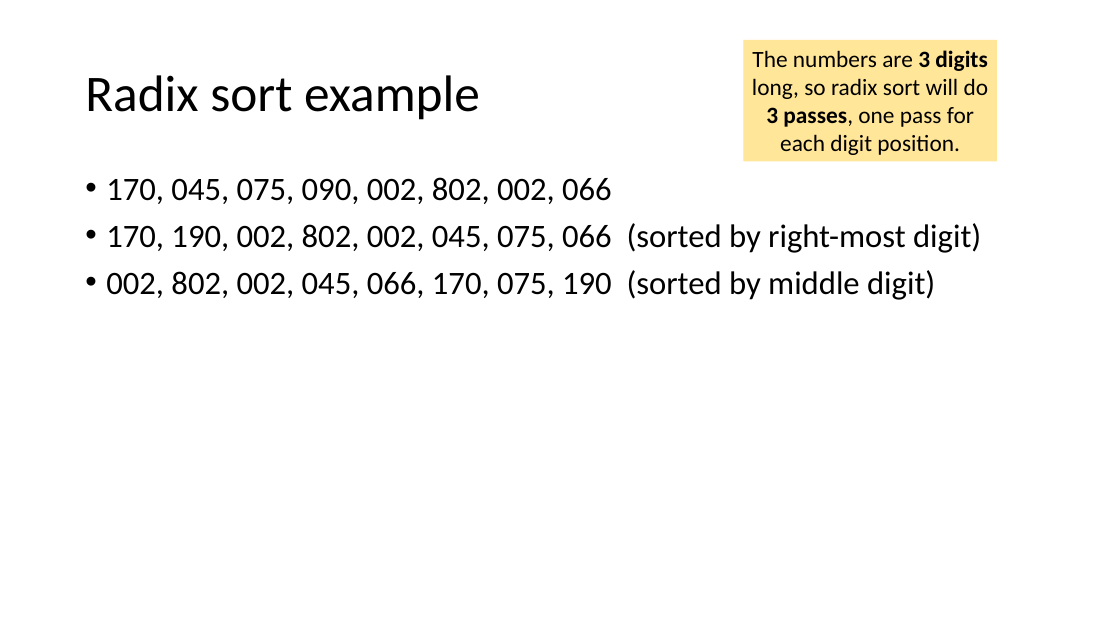
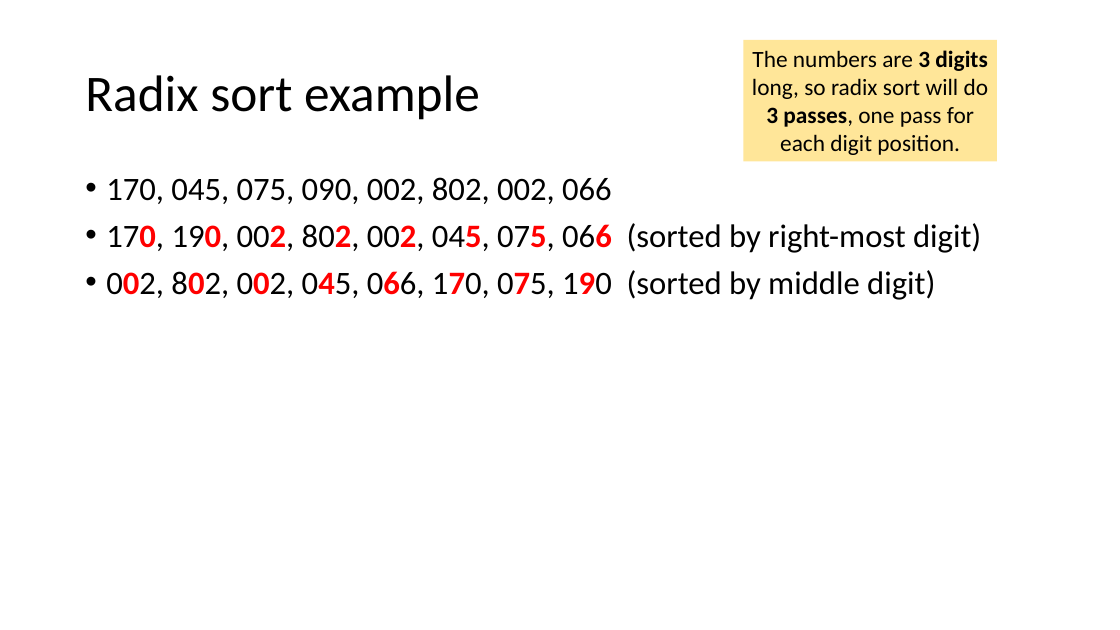
Before and after one commit to tjd1234/cmpt225fall2023, a slide deck: slide 76 of lecture_notes/week9/week9_sorting.pptx (slide 71 before the commit). Drawn at 1120x630 pixels with LibreOffice and Linux fonts; fonts in the diff are those of the drawing. Boxes give left, top, right and bottom in pixels: in the first picture for what was removed or moved away, otherwise in the second. Text is boxed around its words. In the diff, an @@ line names an element or a change of style, - is before the commit and + after.

```diff
--- a/lecture_notes/week9/week9_sorting.pptx
+++ b/lecture_notes/week9/week9_sorting.pptx
@@ text at (106,223,981,300): text colour #000000 to #FF0000, bold on in "170, 190, 002, 802, 002, 045, 075, ...", "002, 802, 002, 045, 066, 170, 075, ..." @@
```
Also in this commit, not shown: 28 other slides changed, 5 slides added, 1 other file.
